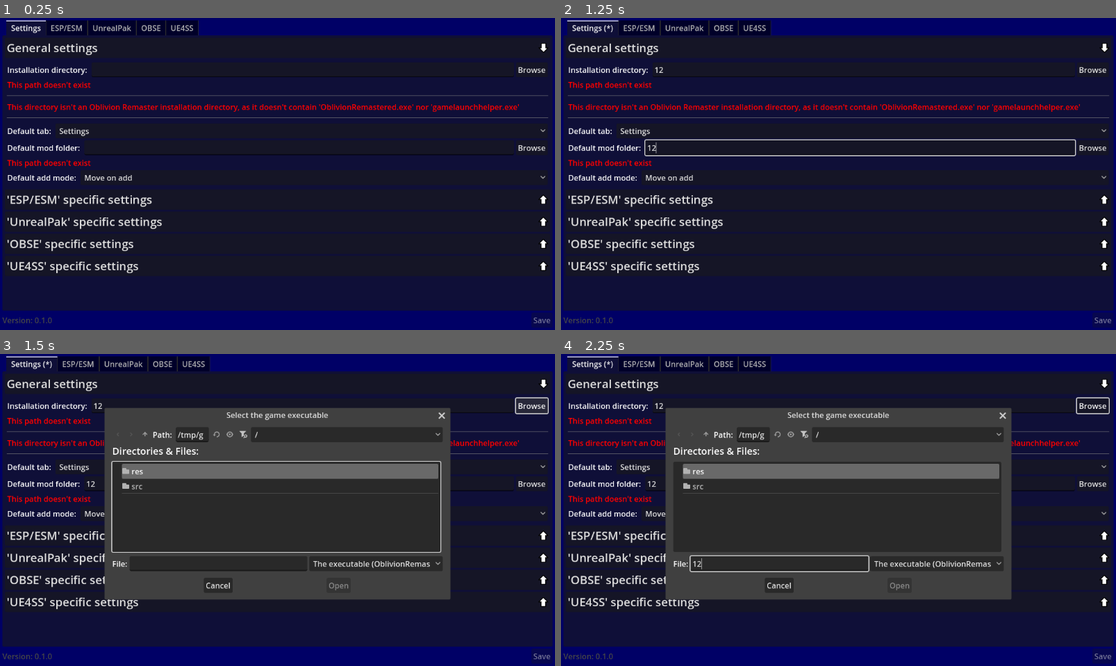
Above: before the commit, frames 1-4 (two rows, left to right).
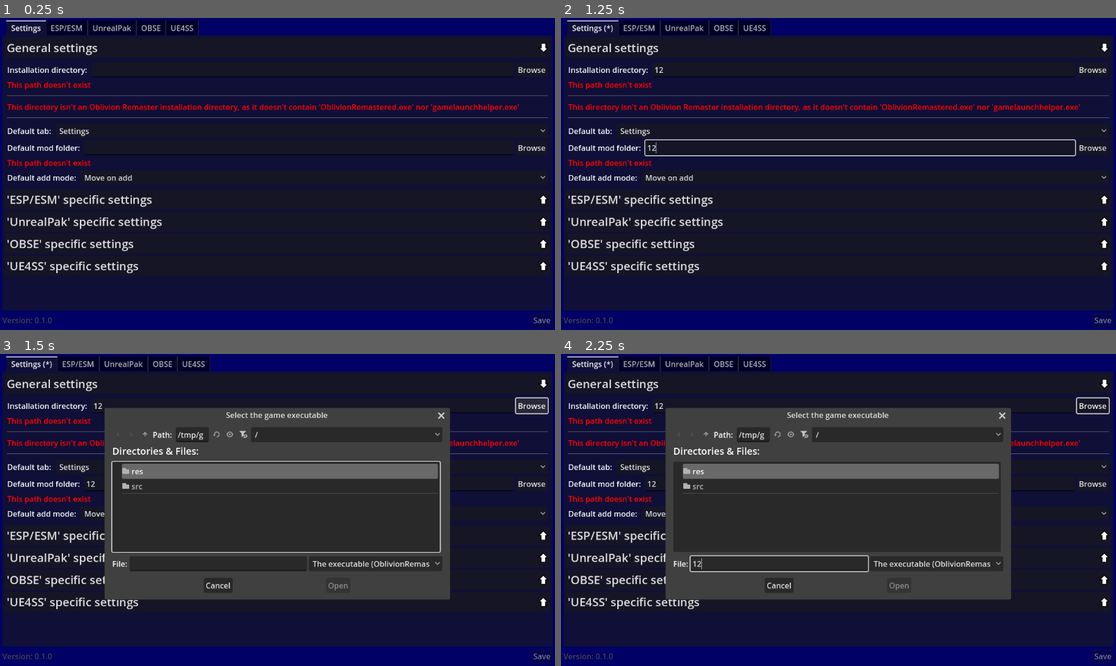
Above: after the commit, the same moments.

Repository: TheNamlessGuy/oblivion-remaster-mod-manager
Game: Godot game, scene res://src/components/main_window.tscn
Same seed, same stepped clock (60 frames per second), same inputs: the game is played once before the commit and once after it.
Inputs (mouse positions are in pixels of both pictures, inside the frame that each line leads up to):
- Up to frame 1 (0.25 s): no input
- Up to frame 2 (1.25 s): click (866, 71) at 0.52 s; type "12" at 0.6 s; click (860, 149) at 0.75 s; type "12" at 0.83 s
- Up to frame 3 (1.5 s): click "Browse" at 1.25 s
- Up to frame 4 (2.25 s): click (777, 563) at 2.02 s; type "12" at 2.1 s

Frames 1-2 are identical in both runs. In frame 3, 0.5% of the frame differs, in the area x 40-82%, y 18-76%; in frame 4, 0.4%.

Commit message:
fix: Forgot to remove PROMPT choice from "Mod Activated Conflict" settings dropdown

Diff:
--- a/project/src/helper_scripts/components/settings_dropdown/mod_activated_conflict_settings_dropdown.gd
+++ b/project/src/helper_scripts/components/settings_dropdown/mod_activated_conflict_settings_dropdown.gd
@@ -12,11 +12,6 @@
 @export var replace_text: String = ModActivatedConflict.id_to_title(ModActivatedConflict.REPLACE)
 @export_multiline var replace_tooltip: String = ModActivatedConflict.id_to_tooltip(ModActivatedConflict.REPLACE)
 
-@export_subgroup("Prompt")
-@export var prompt_enabled: bool = true
-@export var prompt_text: String = ModActivatedConflict.id_to_title(ModActivatedConflict.PROMPT)
-@export_multiline var prompt_tooltip: String = ModActivatedConflict.id_to_tooltip(ModActivatedConflict.PROMPT)
-
 func _add_items() -> void:
   _dropdown.add_item(deactivate_text)
   _dropdown.set_item_tooltip(ModActivatedConflict.DEACTIVATE, deactivate_tooltip)
@@ -25,7 +20,3 @@
   _dropdown.add_item(replace_text)
   _dropdown.set_item_tooltip(ModActivatedConflict.REPLACE, replace_tooltip)
   _dropdown.set_item_disabled(ModActivatedConflict.REPLACE, not replace_enabled)
-
-  _dropdown.add_item(prompt_text)
-  _dropdown.set_item_tooltip(ModActivatedConflict.PROMPT, prompt_tooltip)
-  _dropdown.set_item_disabled(ModActivatedConflict.PROMPT, not prompt_enabled)
